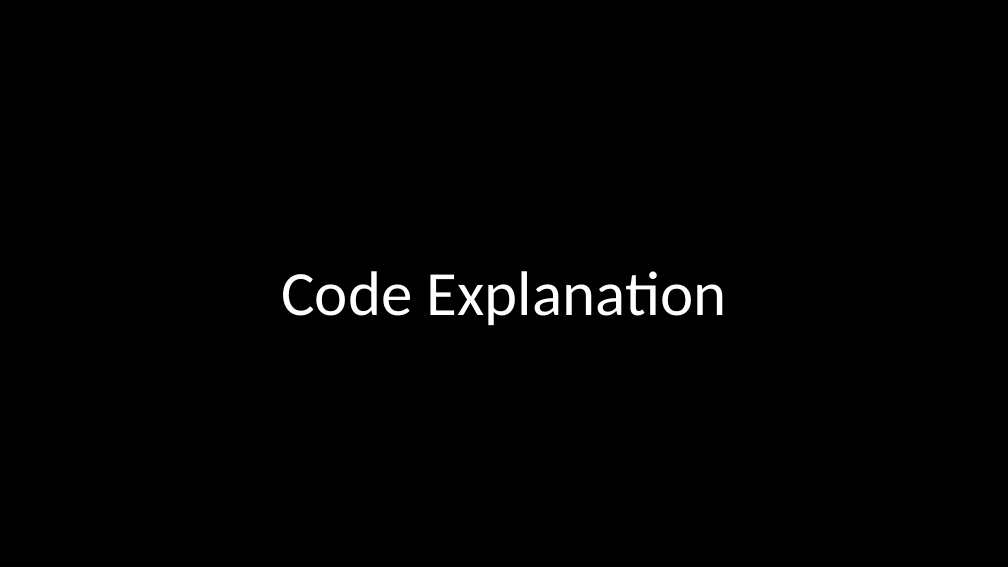
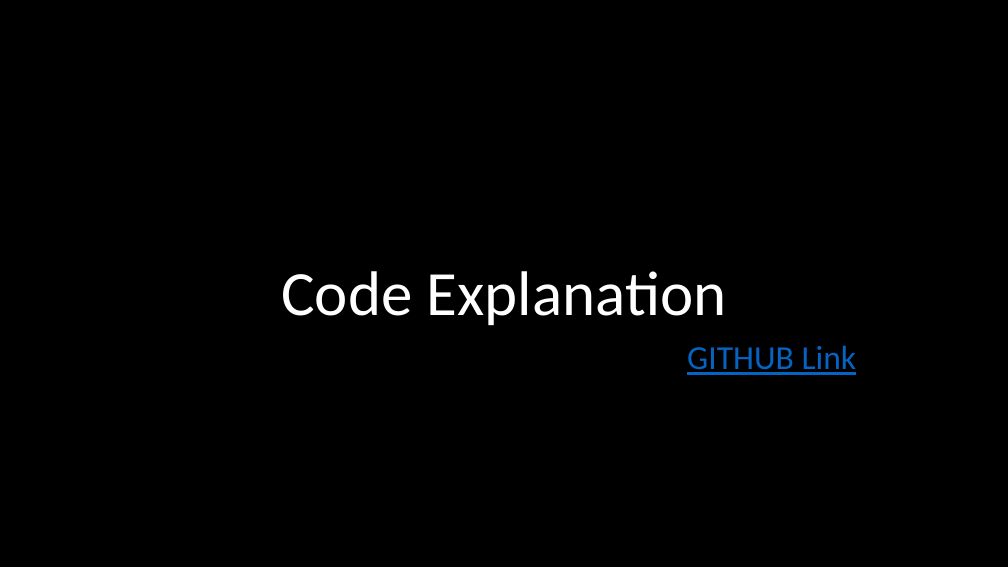
Before and after one commit to sahithkumar1999/Shape-matching-using-a-dynamic-time-warping-algorithm, a slide deck: slide 5 of Documentation/Project task 1- group 4.pptx. Drawn at 1008x567 pixels with LibreOffice and Linux fonts; fonts in the diff are those of the drawing; background and template pictures are left out. Boxes give left, top, right and bottom in pixels: in the first picture for what was removed or moved away, otherwise in the second. Text is boxed around its words. In the diff, an @@ line names an element or a change of style, - is before the commit and + after.

Commit message:
Added github links

```diff
--- a/Documentation/Project task 1- group 4.pptx
+++ b/Documentation/Project task 1- group 4.pptx
@@ text added at bbox=[687, 345, 857, 375], 32 pt, text #0563C1, underline @@
+GITHUB Link
```
Also in this commit, not shown: 9 other slides changed.
